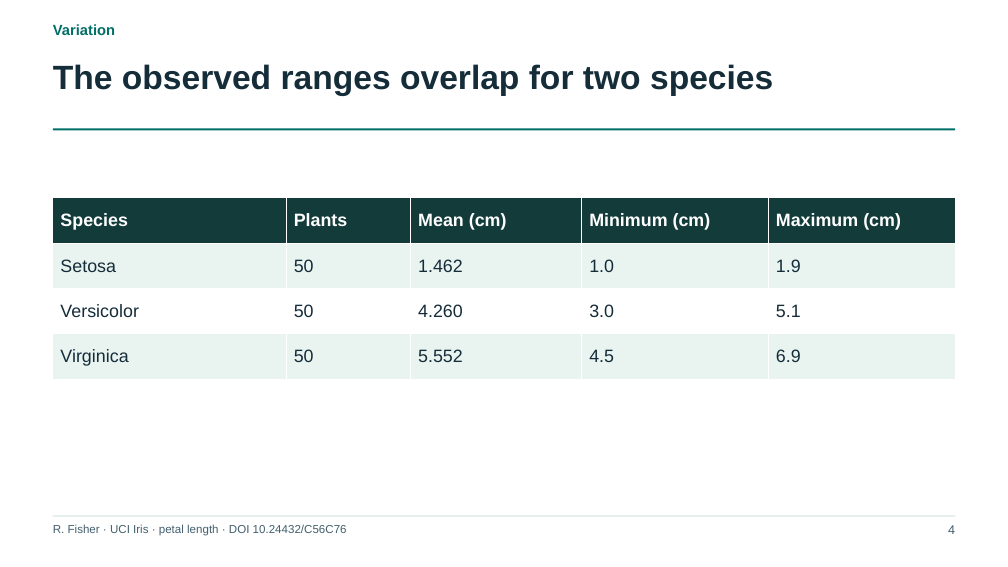
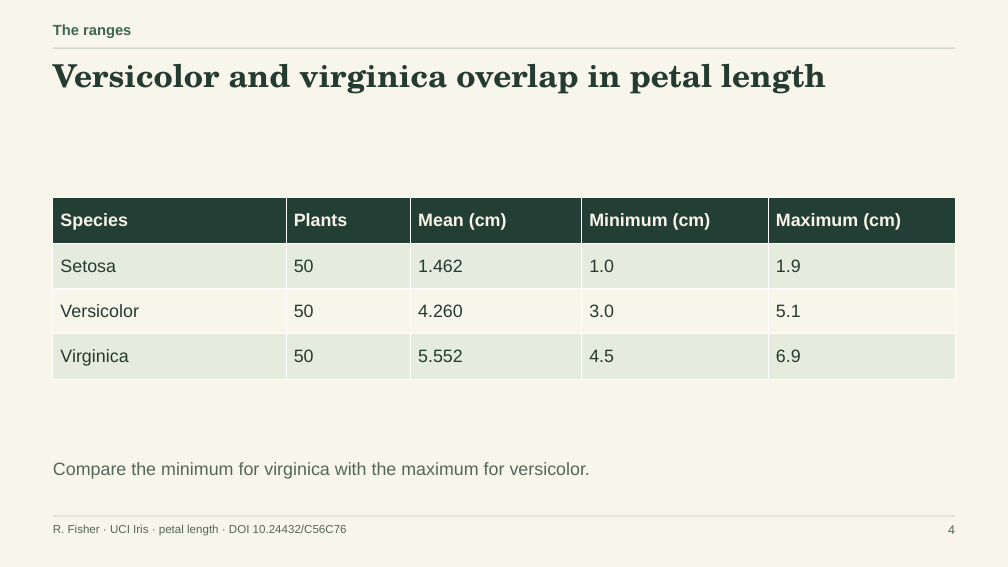
Before and after one commit to asimfish/awesome-ppt, a slide deck: slide 4 of docs/decks/iris.pptx. Drawn at 1008x567 pixels with LibreOffice and Linux fonts; fonts in the diff are those of the drawing. Boxes give left, top, right and bottom in pixels: in the first picture for what was removed or moved away, otherwise in the second. Text is boxed around its words. In the diff, an @@ line names an element or a change of style, - is before the commit and + after.

```diff
--- a/docs/decks/iris.pptx
+++ b/docs/decks/iris.pptx
@@ background #FFFFFF to #F8F5EB @@
@@ text at <box>53,24,131,38</box>: text changed; size 32 to 14 pt; text colour #152C39 to #3E6552 @@
-The observed ranges overlap for two species
+The ranges
@@ text removed at <box>53,24,115,35</box> @@
-Variation
@@ rectangle: place and size @@
-rectangle at <box>53,129,955,131</box>
+rectangle at <box>53,48,955,48</box>
@@ rectangle at <box>53,48,955,48</box>: fill #006F68 to #C0CBBA @@
@@ text added at <box>53,64,826,94</box>, 30 pt, text #243B31, bold @@
+Versicolor and virginica overlap in petal length
@@ table at <box>53,198,956,380</box> @@
@@ fill #123B3A to #233E34 in row 1 @@
@@ fill #E9F4F1 to #E5EBDD in 10 cells @@
@@ fill #FFFFFF to #F8F5EB in row 3 @@
@@ text colour #FFFFFF to #F9F4E7 in "Species", "Plants", "Mean (cm)", "Minimum (cm)" and 1 more places @@
@@ text colour #152C39 to #243B31 in "Setosa", "50", "1.462", "1.0" and 11 more places @@
@@ text added at <box>53,462,590,479</box>, 17 pt, text #54665B @@
+Compare the minimum for virginica with the maximum for versicolor.
@@ text "R. Fisher · UCI Iris ..." at <box>53,524,347,536</box>: text colour #435F6D to #54665B @@
@@ rectangle at <box>53,516,955,516</box>: fill #B4CFCA to #C0CBBA @@
@@ text "4" at <box>948,525,955,534</box>: text colour #435F6D to #54665B @@
```
Also in this commit, not shown: 2 other slides changed, 2 slides added, 2 slides removed, 30 other files.
